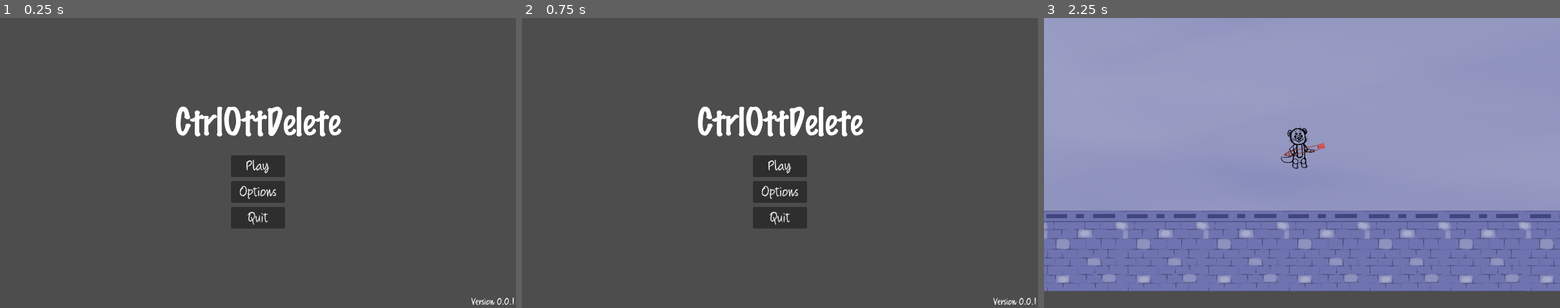
Above: before the commit, frames 1-3 (left to right).
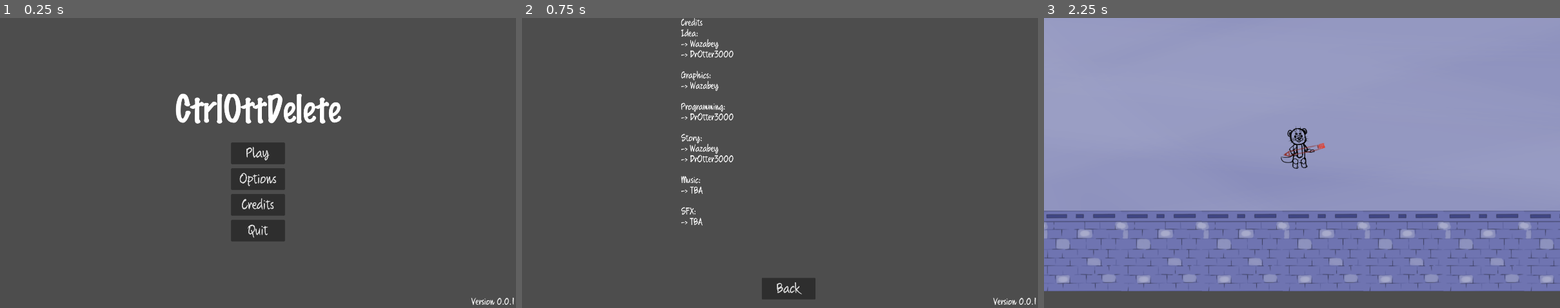
Above: after the commit, the same moments.

Repository: DrOtter3000/ctrlottdelete
Game: Godot game, scene res://UI/main_menu.tscn
The game is run twice, just before and just after one commit, with the same random seed, the same clock (stepped at 60 frames per second) and the same inputs. This scene is started directly instead of the project's main scene.
Inputs (mouse positions are in pixels of both pictures, inside the frame that each line leads up to):
- Up to frame 1 (0.25 s): no input
- Up to frame 2 (0.75 s): click (780, 203) at 0.5 s, where only the run after the commit has a clickable "Credits"
- Up to frame 3 (2.25 s): click (1312, 287) at 1.25 s, where only the run after the commit has a clickable "Back"; click "Play" at 2 s

The runs differ from the first frame. In frame 1, 4.1% of the frame differs, in the area x 34-67%, y 26-77%; in frame 2, 5.5%, in the area x 30-67%, y 0-97%; in frame 3, nothing differs.

Commit message:
add credits screen

Diff:
--- a/UI/main_menu.gd
+++ b/UI/main_menu.gd
@@ -2,6 +2,7 @@
 
 @onready var box_main: VBoxContainer = $BoxMain
 @onready var box_options: VBoxContainer = $BoxOptions
+@onready var box_credits: HBoxContainer = $BoxCredits
 
 
 func _ready() -> void:
@@ -31,3 +32,13 @@
 		DisplayServer.window_set_mode(DisplayServer.WINDOW_MODE_FULLSCREEN)
 	else:
 		DisplayServer.window_set_mode(DisplayServer.WINDOW_MODE_WINDOWED)
+
+
+func _on_btn_credits_pressed() -> void:
+	box_credits.visible = true
+	box_main.visible = false
+
+
+func _on_button_pressed() -> void:
+	box_main.visible = true
+	box_credits.visible = false
--- a/UI/main_menu.tscn
+++ b/UI/main_menu.tscn
@@ -69,6 +69,12 @@
 size_flags_horizontal = 4
 text = "Options"
 
+[node name="BtnCredits" type="Button" parent="BoxMain"]
+custom_minimum_size = Vector2(200, 80)
+layout_mode = 2
+size_flags_horizontal = 4
+text = "Credits"
+
 [node name="BtnQuit" type="Button" parent="BoxMain"]
 custom_minimum_size = Vector2(200, 80)
 layout_mode = 2
@@ -112,8 +118,77 @@
 size_flags_horizontal = 4
 text = "Back"
 
+[node name="BoxCredits" type="HBoxContainer" parent="."]
+visible = false
+layout_mode = 1
+anchors_preset = 13
+anchor_left = 0.5
+anchor_right = 0.5
+anchor_bottom = 1.0
+offset_left = -122.0
+offset_right = 122.0
+grow_horizontal = 2
+grow_vertical = 2
+theme_override_constants/separation = 64
+alignment = 1
+
+[node name="CreditContainer" type="Control" parent="BoxCredits"]
+layout_mode = 2
+
+[node name="LblCredits" type="Label" parent="BoxCredits/CreditContainer"]
+layout_mode = 2
+offset_left = -204.0
+offset_right = -4.0
+offset_bottom = 36.0
+text = "Credits"
+
+[node name="LblRolesAndNames" type="Label" parent="BoxCredits/CreditContainer"]
+layout_mode = 2
+offset_left = -204.0
+offset_top = 40.0
+offset_right = -4.0
+offset_bottom = 76.0
+text = "Idea:
+-> Wazabey
+-> DrOtter3000
+
+Graphics:
+-> Wazabey
+
+Programming:
+-> DrOtter3000
+
+Story:
+-> Wazabey
+-> DrOtter3000
+
+Music:
+-> TBA
+
+SFX:
+-> TBA"
+
+[node name="ButtonContainer" type="VBoxContainer" parent="BoxCredits"]
+layout_mode = 2
+alignment = 2
+
+[node name="MarginContainer" type="MarginContainer" parent="BoxCredits/ButtonContainer"]
+layout_mode = 2
+theme_override_constants/margin_left = 32
+theme_override_constants/margin_top = 32
+theme_override_constants/margin_right = 32
+theme_override_constants/margin_bottom = 32
+
+[node name="Button" type="Button" parent="BoxCredits/ButtonContainer/MarginContainer"]
+custom_minimum_size = Vector2(200, 80)
+layout_mode = 2
+size_flags_horizontal = 4
+text = "Back"
+
 [connection signal="pressed" from="BoxMain/BtnPlay" to="." method="_on_btn_play_pressed"]
 [connection signal="pressed" from="BoxMain/BtnOptions" to="." method="_on_btn_options_pressed"]
+[connection signal="pressed" from="BoxMain/BtnCredits" to="." method="_on_btn_credits_pressed"]
 [connection signal="pressed" from="BoxMain/BtnQuit" to="." method="_on_btn_quit_pressed"]
 [connection signal="toggled" from="BoxOptions/HBoxContainer/CheckBox" to="." method="_on_check_box_toggled"]
 [connection signal="pressed" from="BoxOptions/BtnBack" to="." method="_on_btn_back_pressed"]
+[connection signal="pressed" from="BoxCredits/ButtonContainer/MarginContainer/Button" to="." method="_on_button_pressed"]
